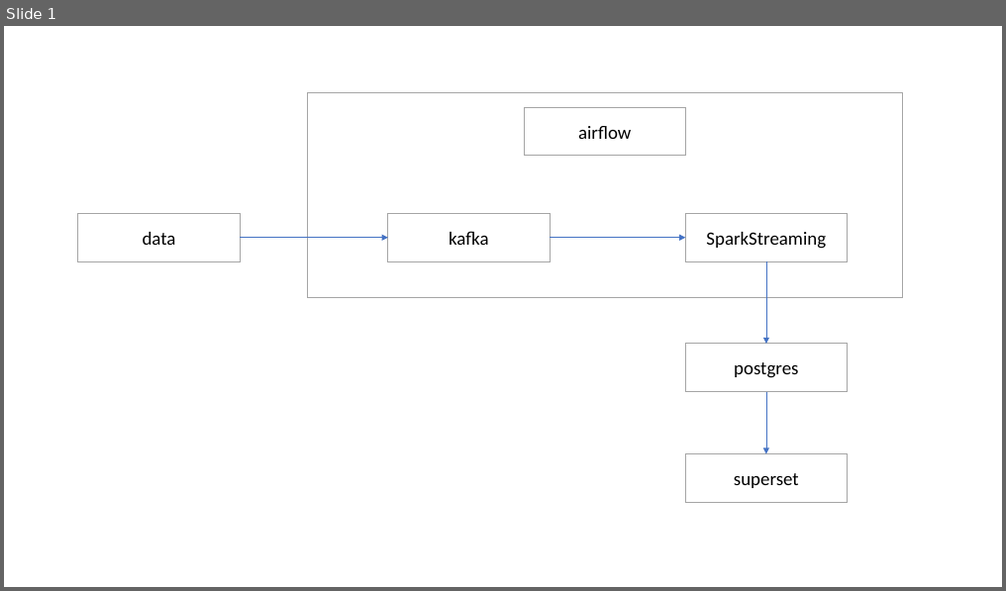
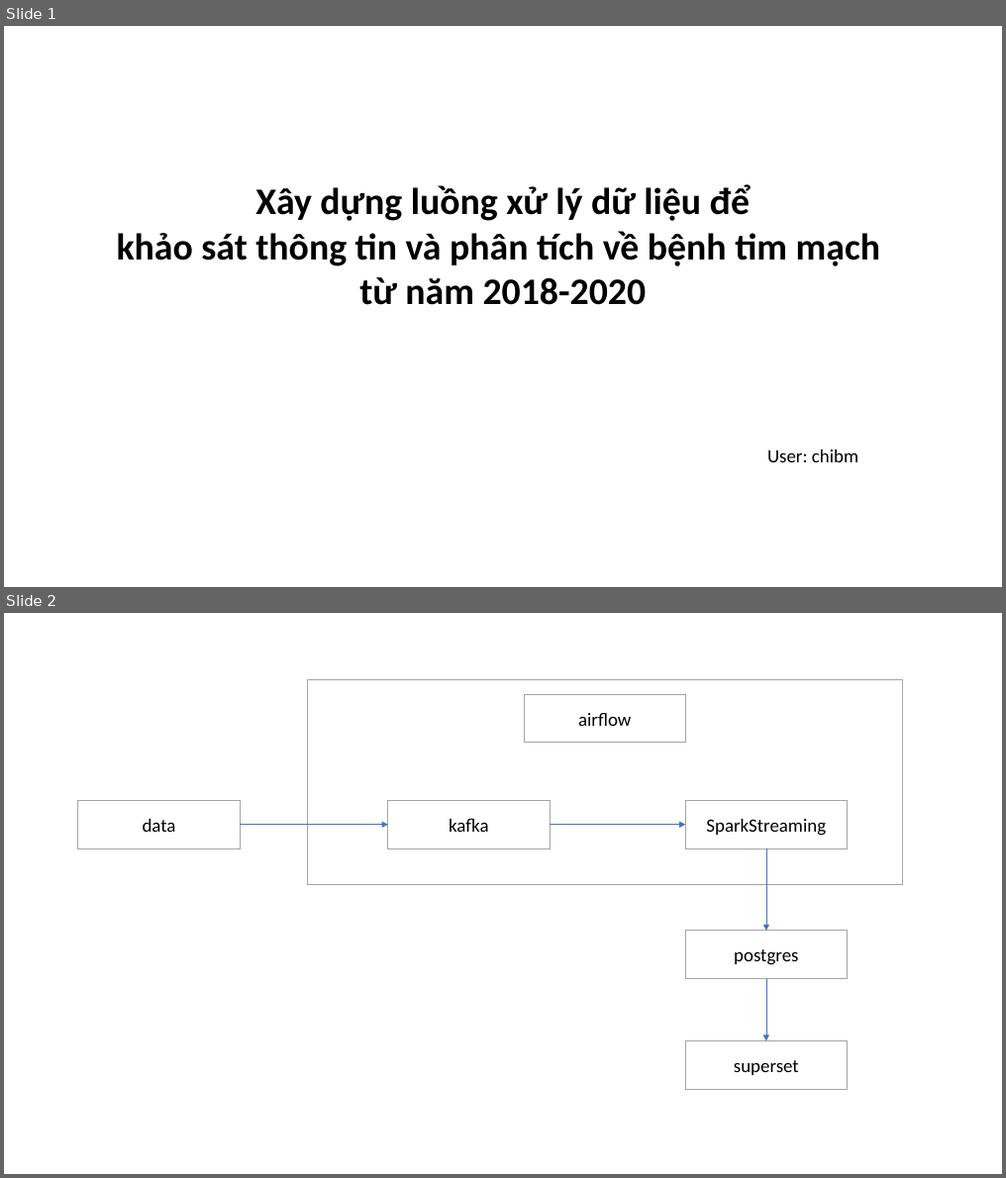
Before and after one commit to nataway/final-masterdev, a slide deck: slide.pptx. Shown one above the other, each under a label of ours: slide 1 before the commit, slides 1 and 2 after it. The pictures are 1006x591 and 1006x1178 pixels, drawn with LibreOffice and Linux fonts; fonts in the diff are those of the drawing. Boxes give left, top, right and bottom in pixels: in the first picture for what was removed or moved away, otherwise in the second. Text is boxed around its words. In the diff, an @@ line names an element or a change of style, - is before the commit and + after.

```diff
--- a/slide.pptx
+++ b/slide.pptx
@@ slide 1 added at (4, 26, 1002, 587), background #FFFFFF @@
@@ text added at (117, 184, 880, 305), 36 pt, text #000000, bold @@
+Xây dựng luồng xử lý dữ liệu để
+khảo sát thông tin và phân tích về bệnh tim mạch
+từ năm 2018-2020
@@ text added at (767, 450, 858, 463), 18 pt, text #000000 @@
+User: chibm
@@ what was slide 1 is now slide 2 @@
```
Also in this commit, not shown: 1 slide changed.
